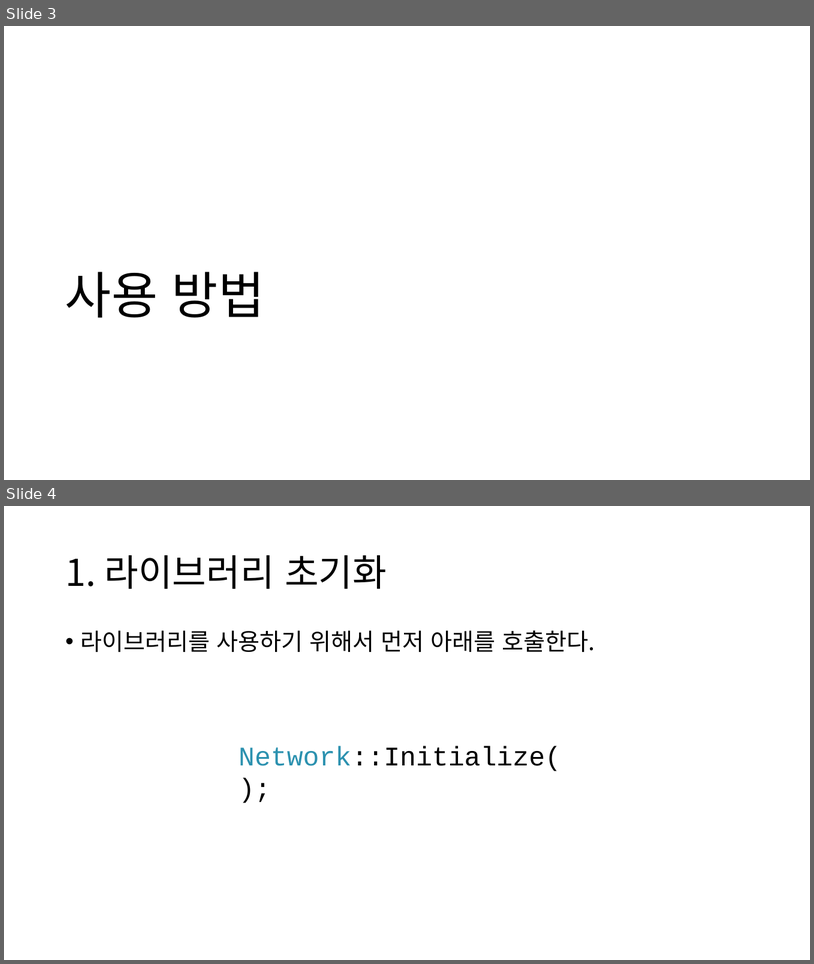
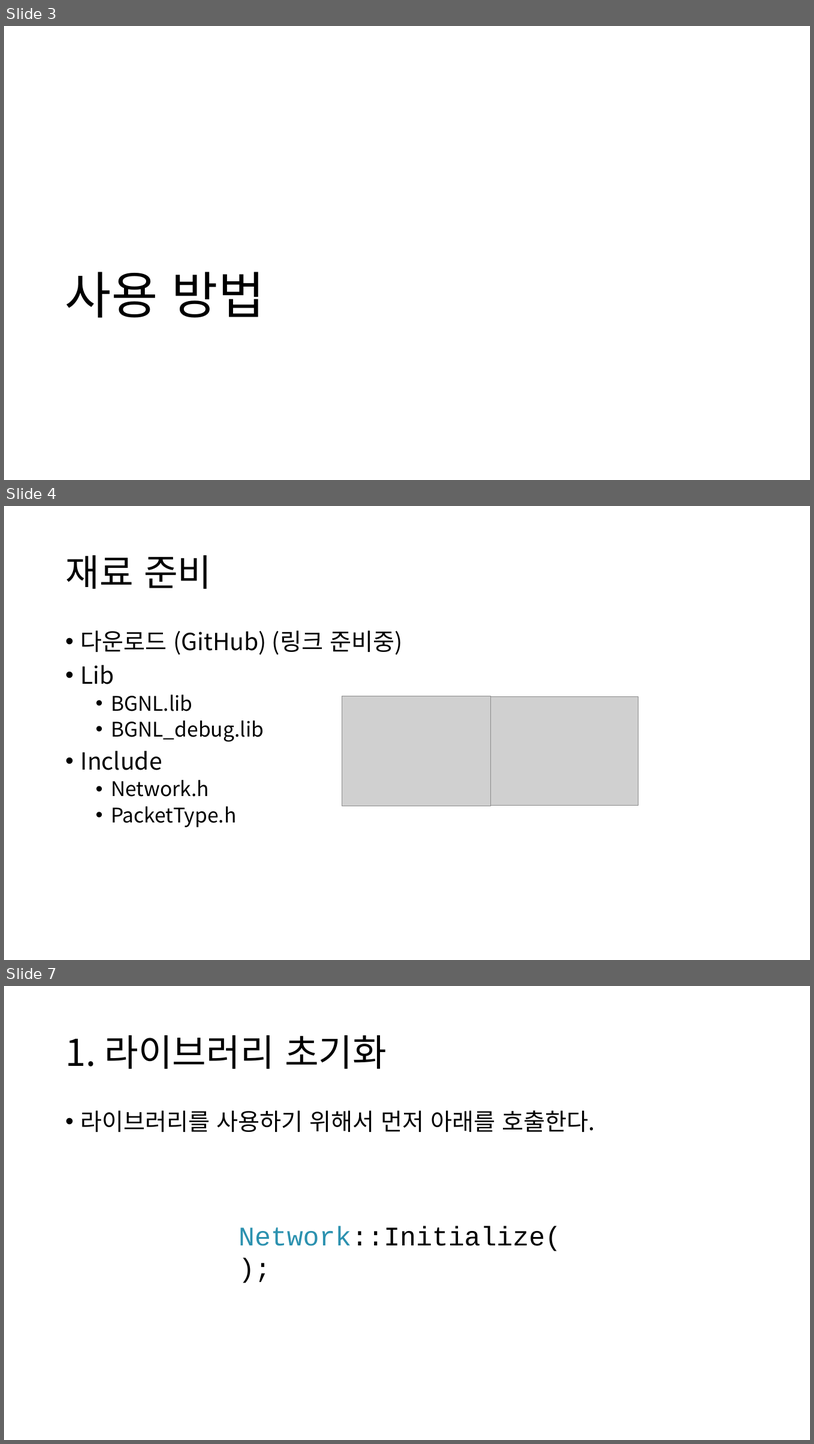
Before and after one commit to namse/BGNL, a slide deck: BGNL사용법설명.pptx. Shown one above the other, each under a label of ours: slides 3 and 4 before the commit, slides 3, 4 and 7 after it; the slides between them are not shown. The pictures are 814x964 and 814x1444 pixels, drawn with LibreOffice and Linux fonts; fonts in the diff are those of the drawing; grey boxes stand for pictures. Boxes give left, top, right and bottom in pixels: in the first picture for what was removed or moved away, otherwise in the second. Text is boxed around its words. In the diff, an @@ line names an element or a change of style, - is before the commit and + after.

```diff
--- a/BGNL사용법설명.pptx
+++ b/BGNL사용법설명.pptx
@@ slide 4 added at bbox=[4, 506, 810, 960], background #FFFFFF @@
@@ title added at bbox=[65, 555, 212, 589], 44 pt, text #000000 @@
+재료 준비
@@ text added at bbox=[81, 630, 402, 827], 24 pt, text #000000 @@
+• 다운로드 (GitHub) (링크 준비중)
+• Lib
+  • BGNL.lib
+  • BGNL_debug.lib
+• Include
+  • Network.h
+  • PacketType.h
@@ picture added at bbox=[342, 696, 491, 805] @@
@@ picture added at bbox=[491, 697, 639, 805] @@
@@ what was slide 4 is now slide 7 @@
```
Also in this commit, not shown: 3 other slides added.
